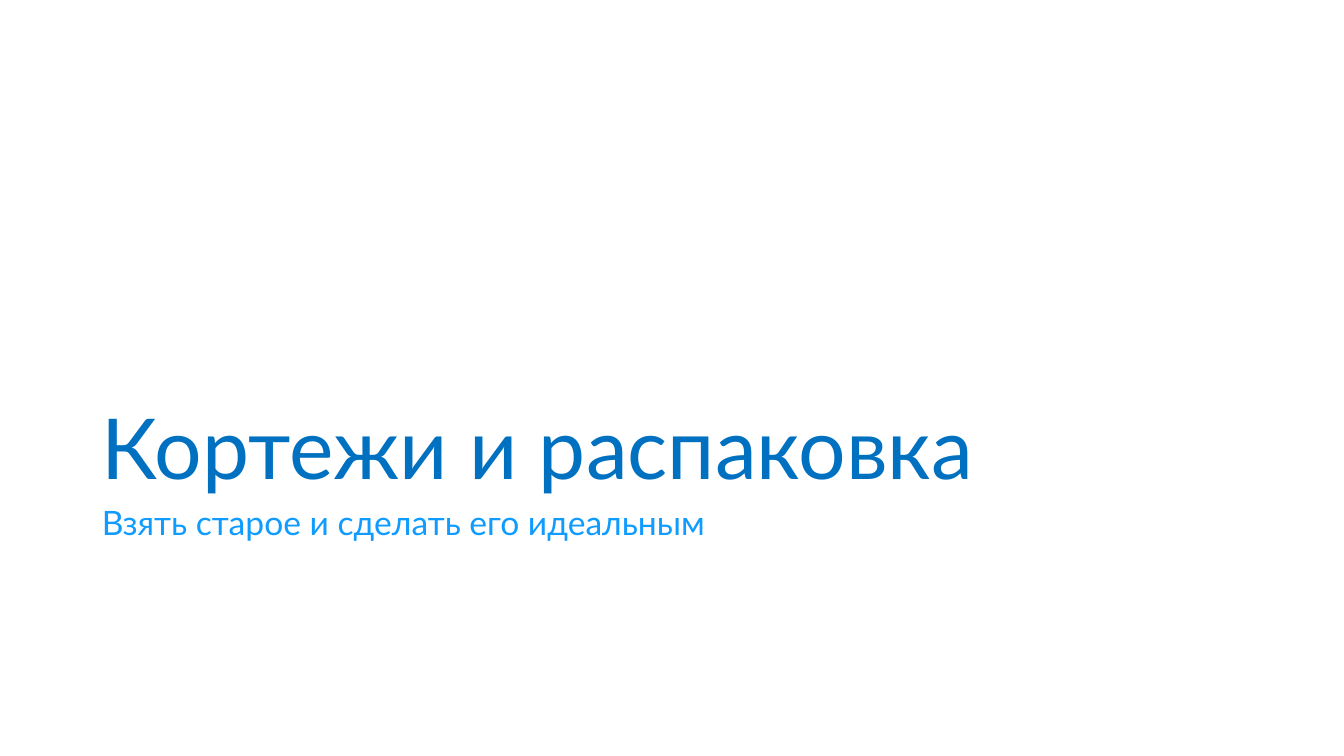
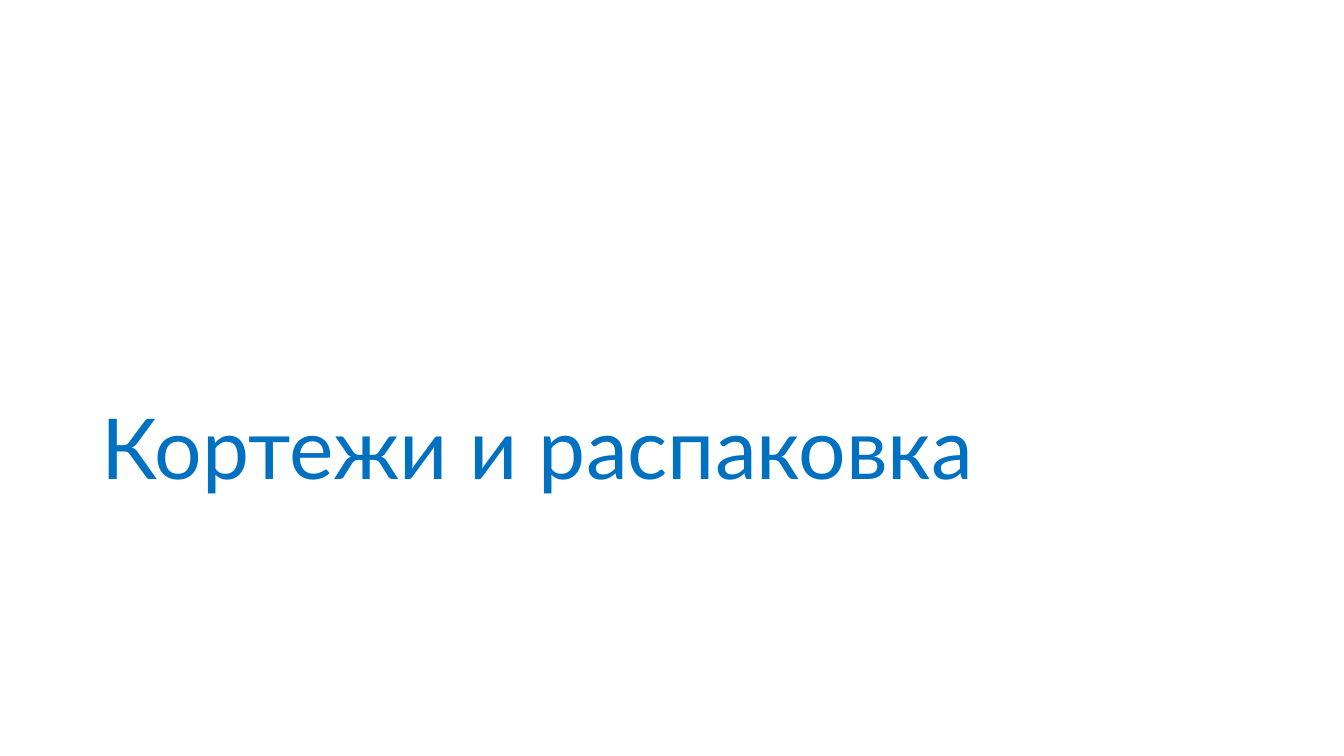
Before and after one commit to anaym/FC-CS7, a slide deck: slide 2 of CS7.pptx. Drawn at 1344x756 pixels with LibreOffice and Linux fonts; fonts in the diff are those of the drawing. Boxes give left, top, right and bottom in pixels: in the first picture for what was removed or moved away, otherwise in the second. Text is boxed around its words. In the diff, an @@ line names an element or a change of style, - is before the commit and + after.

```diff
--- a/CS7.pptx
+++ b/CS7.pptx
@@ text removed at (102,511,705,541) @@
-Взять старое и сделать его идеальным
```
Also in this commit, not shown: 2 other slides changed, 9 slides added, 1 slide removed, 5 other files.
